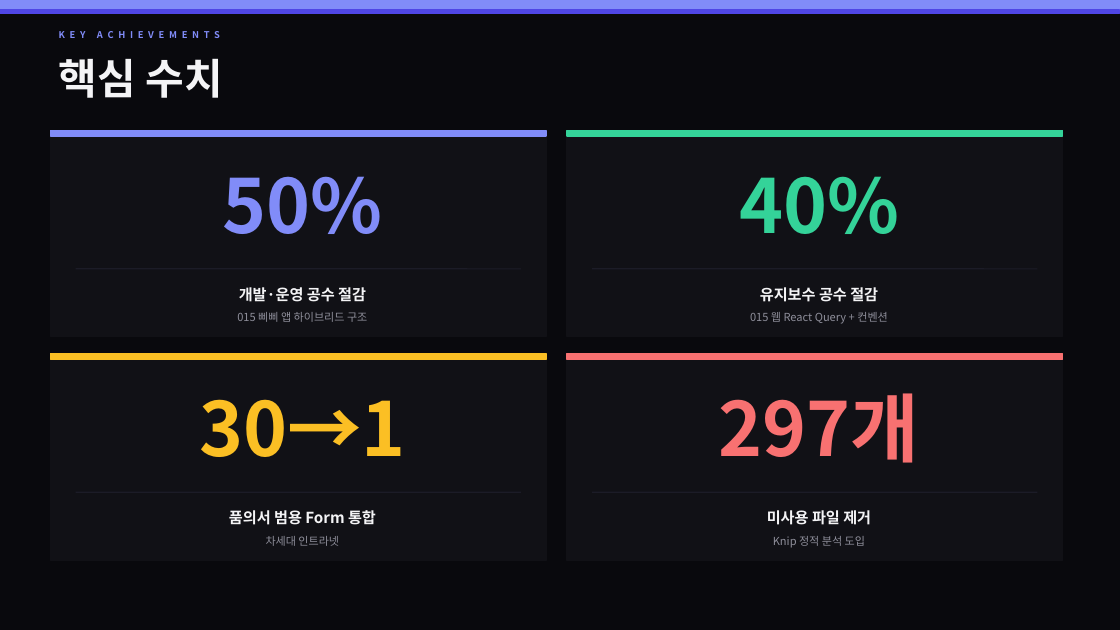
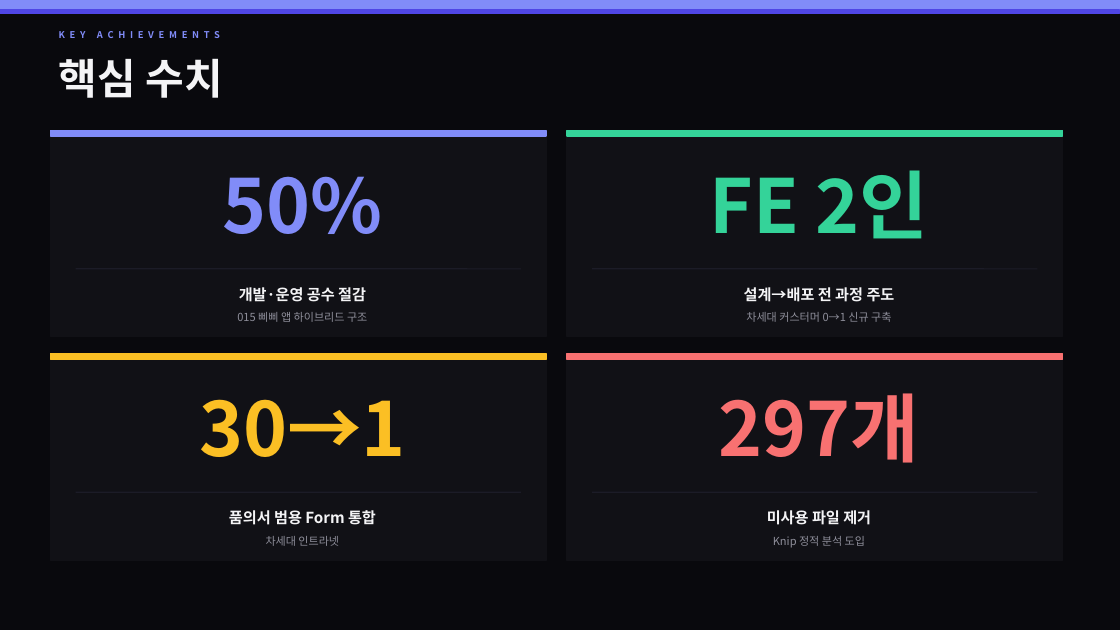
Before and after one commit to jinwonnnnnnn/jinwon-portfolio, a slide deck: slide 3 of apps/web/public/portfolio.pptx. Drawn at 1120x630 pixels with LibreOffice and Linux fonts; fonts in the diff are those of the drawing. Boxes give left, top, right and bottom in pixels: in the first picture for what was removed or moved away, otherwise in the second. Text is boxed around its words. In the diff, an @@ line names an element or a change of style, - is before the commit and + after.

```diff
--- a/apps/web/public/portfolio.pptx
+++ b/apps/web/public/portfolio.pptx
@@ text at [709, 170, 929, 239]: text changed @@
-40%
+FE 2인
@@ text at [744, 287, 895, 302]: text changed @@
-유지보수 공수 절감
+설계→배포 전 과정 주도
@@ text at [746, 312, 891, 322]: text changed @@
-015 웹 React Query + 컨벤션
+차세대 커스터머 0→1 신규 구축
```
Also in this commit, not shown: 6 other slides changed, 3 other files.
